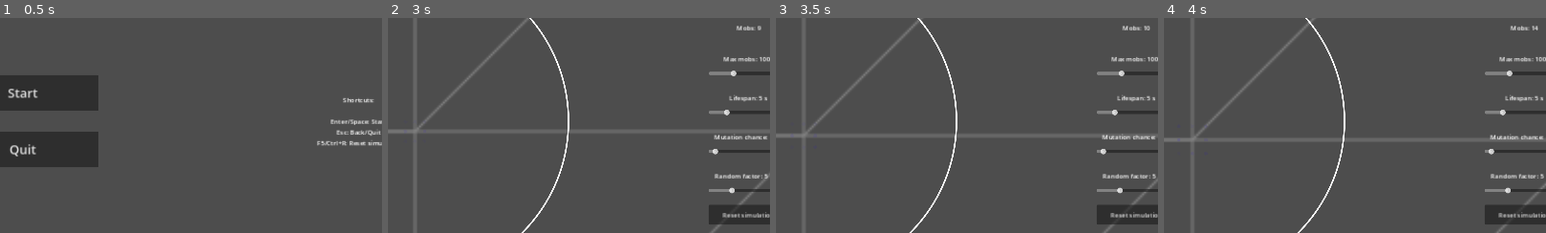
Above: before the commit, frames 1-4 (left to right).
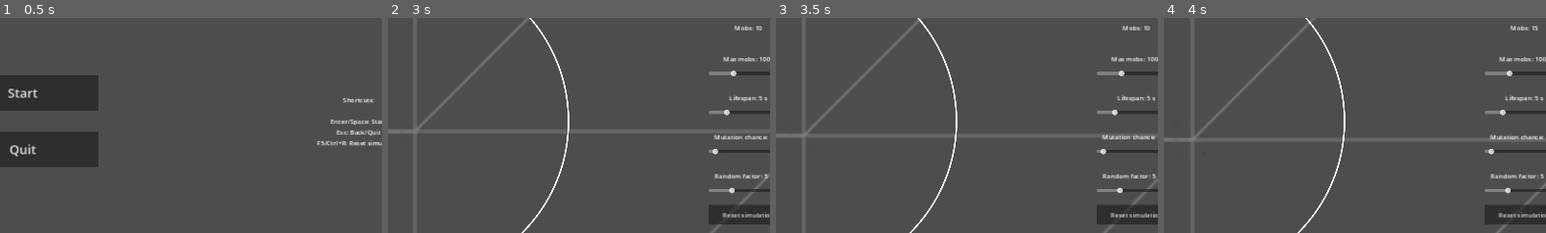
Above: after the commit, the same moments.

Repository: 11ALX11/Natural-selection-demo
Game: Godot game, scene res://scenes/main_scene_node.tscn
Same seed, same stepped clock (60 frames per second), same inputs: the game is played once before the commit and once after it.
Inputs:
- Up to frame 1 (0.5 s): no input
- Up to frame 2 (3 s): click "Start" at 0.5 s; click "Change circle velocity" at 1.25 s; click "Change circle velocity" at 2 s; click "Change circle velocity" at 2.75 s
- Up to frame 3 (3.5 s): no input
- Up to frame 4 (4 s): no input
The pictures show only the part of the screen within x 47-97%, y 26-76%; the shares and areas given below are measured in that part.

Frame 1 is identical in both runs. In frame 2, less than 0.1% of the frame differs, in the area x 90-98%, y 3-6%; in frame 3, less than 0.1%; in frame 4, less than 0.1%.

Commit message:
working on last mobs counter fix, on mobs spawn mechanic

Diff:
--- a/scenes/main_scene_node.gd
+++ b/scenes/main_scene_node.gd
@@ -1,6 +1,6 @@
 extends Node
 
-@export var mob_scene: PackedScene
+@export var mob_scene: PackedScene = preload("res://scenes/world/mob/mob.tscn")
 
 @export var max_mobs = 1000
 @export var max_lifespan: float = 5.0 # In seconds
@@ -8,10 +8,13 @@
 @export var random_factor: float = 5 # Max px/second change in mutation
 
 var mobs_count: int = 0
+var mob_size: float = mob_scene.instantiate().get_node("CollisionShape2D").shape.radius
 
 @export var circle_velocity_change_time: int = 30 # In seconds
 @export var circle_random_factor: int = 10 # In px/second
 @export var circle_scale: float = 0.8 # Lifezone scale value
+
+@export var IS_TIGHT_LIMIT: int = 4 # Max amount of mobs packed together
 
 func _ready():
 	$HUD/StartMenu.grab_focus()
@@ -79,22 +82,33 @@
 	spawn_mob(starter_pos, Vector2(-10, 10))
 	spawn_mob(starter_pos, Vector2(0, 10))
 
-	mobs_count = 8
-	get_node("HUD/InWorldUI/RightControlGroup/MarginContainer/MobsCount").text = "Mobs: " + str(mobs_count)
+	update_mobs_count()
 
 	reset_circle_progress_bar()
 	$World.launch_circle()
 
+func spawn_mob(parent_pos: Vector2, parent_vel: Vector2):
+	var x_dir = (randi() % 2) - 1
+	var y_dir = (randi() % 2) - 1
+	var spawn_position = parent_pos + Vector2(mob_size*x_dir, mob_size*y_dir)
 
-func spawn_mob(parent_pos: Vector2, parent_vel: Vector2):
+	var cnt: int = 0
+	var mobs: Array[Node] = get_tree().get_nodes_in_group("Mob")
+	var is_tight = mobs.any(
+		func(node):
+			if node.position.distance_squared_to(spawn_position) <= mob_size*mob_size:
+				cnt += 1
+			return cnt >= IS_TIGHT_LIMIT # True, if it is too tight
+	)
+
 	var circle_radius = get_node("World/LifeZone/CollisionShape2D").shape.radius * circle_scale
-	var dist_from_centrer_sqr = parent_pos.distance_squared_to($World/LifeZone.position)
+	var dist_from_centrer_sqr = spawn_position.distance_squared_to($World/LifeZone.position)
 	var is_outside = dist_from_centrer_sqr >= (circle_radius*circle_radius)
 
-	if (mobs_count < max_mobs && not is_outside):
+	if (mobs_count < max_mobs && not is_outside && not is_tight):
 		var mob = mob_scene.instantiate()
 
-		mob.spawn_position = parent_pos
+		mob.spawn_position = spawn_position
 		mob.parent_velocity = parent_vel
 		mob.max_lifespan = max_lifespan
 		mob.mutation_chance = mutation_chance
@@ -104,13 +118,16 @@
 		mob.connect("mob_duplicated", spawn_mob)
 
 		$World.add_child.call_deferred(mob)
-		mobs_count = get_tree().get_nodes_in_group("mobs").size()
-		get_node("HUD/InWorldUI/RightControlGroup/MarginContainer/MobsCount").text = "Mobs: " + str(mobs_count)
+		update_mobs_count()
+
+
+func update_mobs_count():
+	mobs_count = get_tree().get_nodes_in_group("mobs").size()
+	get_node("HUD/InWorldUI/RightControlGroup/MarginContainer/MobsCount").text = "Mobs: " + str(mobs_count)
 
 
 func _on_mob_died():
-	mobs_count = get_tree().get_nodes_in_group("mobs").size()
-	get_node("HUD/InWorldUI/RightControlGroup/MarginContainer/MobsCount").text = "Mobs: " + str(mobs_count)
+	update_mobs_count()
 
 
 func _on_world_life_zone_exit(body):
@@ -157,3 +174,7 @@
 func reset_circle_progress_bar():
 	$HUD/InWorldUI.circle_velocity_change_time = circle_velocity_change_time
 	$HUD/InWorldUI.seconds = 0
+
+
+func _on_mob_checker_timer_timeout():
+	update_mobs_count()
--- a/scenes/main_scene_node.tscn
+++ b/scenes/main_scene_node.tscn
@@ -1,14 +1,12 @@
-[gd_scene load_steps=6 format=3 uid="uid://dsodcaghps1c0"]
+[gd_scene load_steps=5 format=3 uid="uid://dsodcaghps1c0"]
 
 [ext_resource type="PackedScene" uid="uid://b2ke2i1fa6m3k" path="res://scenes/start_menu/start_menu.tscn" id="1_nftdd"]
 [ext_resource type="Script" path="res://scenes/main_scene_node.gd" id="1_uwutl"]
 [ext_resource type="PackedScene" uid="uid://csakd5xi2rakc" path="res://scenes/world/world.tscn" id="3_63ulo"]
 [ext_resource type="PackedScene" uid="uid://kqsvu0bvql1e" path="res://scenes/in_world_ui/in_world_ui.tscn" id="5_gj885"]
-[ext_resource type="PackedScene" uid="uid://d2jeuv120krog" path="res://scenes/world/mob/mob.tscn" id="5_lda4e"]
 
 [node name="MainSceneNode" type="Node"]
 script = ExtResource("1_uwutl")
-mob_scene = ExtResource("5_lda4e")
 
 [node name="World" parent="." instance=ExtResource("3_63ulo")]
 process_mode = 1
@@ -21,6 +19,9 @@
 
 [node name="InWorldUI" parent="HUD" instance=ExtResource("5_gj885")]
 visible = false
+
+[node name="MobCheckerTimer" type="Timer" parent="."]
+autostart = true
 
 [connection signal="circle_velocity_changed" from="World" to="." method="reset_circle_progress_bar"]
 [connection signal="life_zone_exit" from="World" to="." method="_on_world_life_zone_exit"]
@@ -36,3 +37,4 @@
 [connection signal="mutation_chance_change" from="HUD/InWorldUI" to="." method="_on_in_world_ui_mutation_chance_change"]
 [connection signal="random_factor_change" from="HUD/InWorldUI" to="." method="_on_in_world_ui_random_factor_change"]
 [connection signal="reset" from="HUD/InWorldUI" to="." method="_on_in_world_ui_reset"]
+[connection signal="timeout" from="MobCheckerTimer" to="." method="_on_mob_checker_timer_timeout"]
--- a/scenes/world/mob/mob.gd
+++ b/scenes/world/mob/mob.gd
@@ -37,7 +37,7 @@
 func spawn(spawn_pos: Vector2, parent_vel: Vector2):
 	lifespan = max_lifespan
 	time_for_duplication = randf_range(max_lifespan/4, 3*max_lifespan/4)
-	get_node("Sprite2D").rotation = randf_range(0, PI/2)
+	get_node("Sprite2D").rotation = randf_range(0, PI/4)
 
 	var velocity_x = parent_vel.x
 	var velocity_y = parent_vel.y
